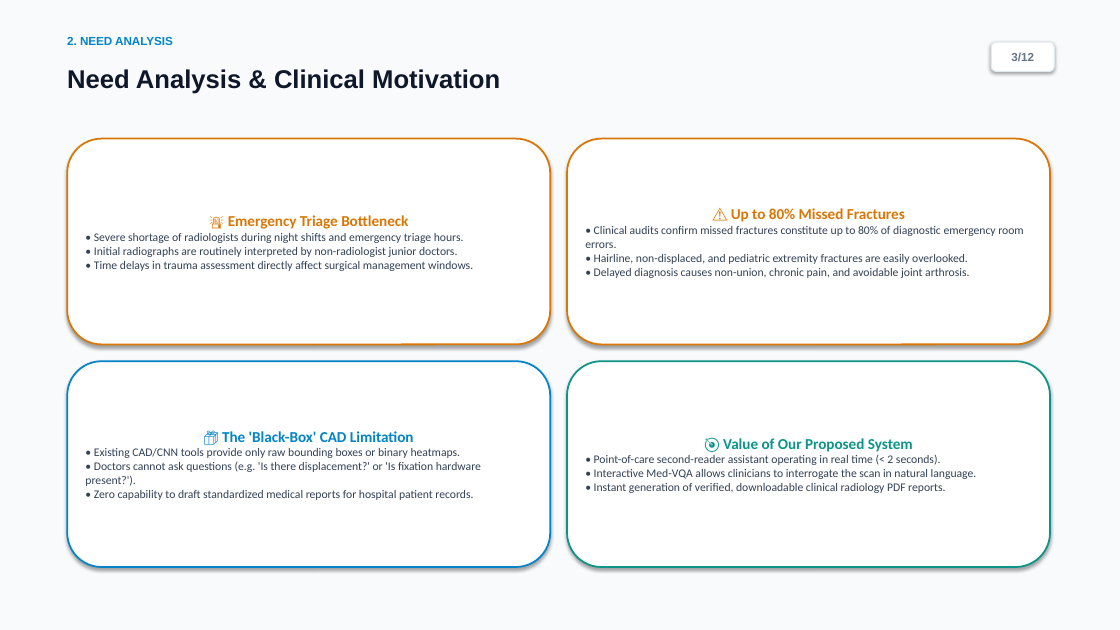
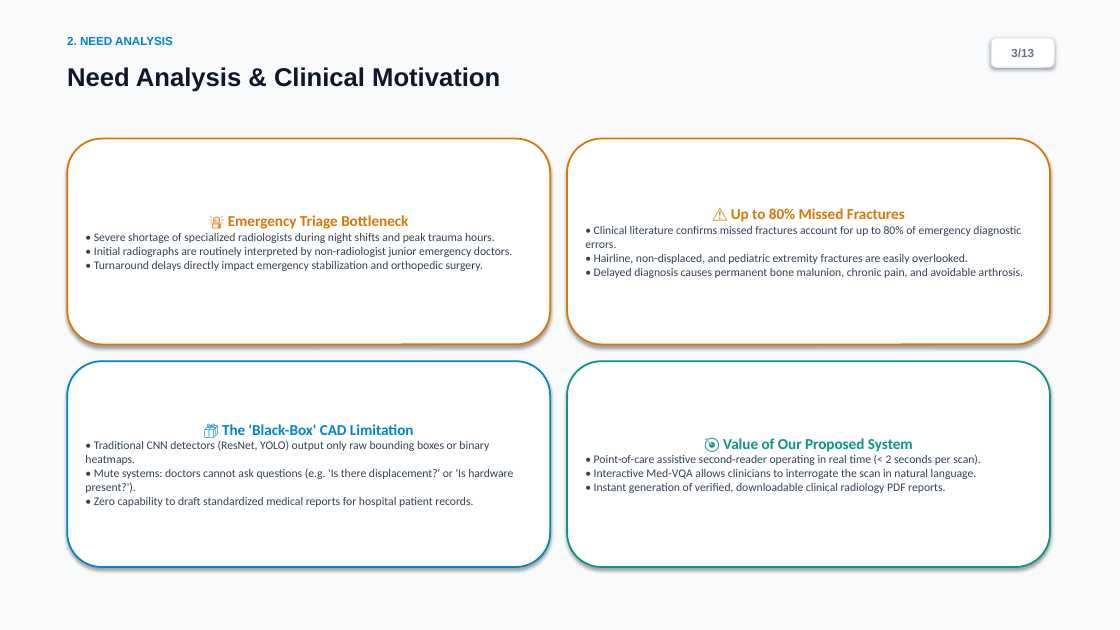
Before and after one commit to Sahanawaz233/medical-vlm-fracatlas, a slide deck: slide 3 of Review_1_Presentation.pptx. Drawn at 1120x630 pixels with LibreOffice and Linux fonts; fonts in the diff are those of the drawing. Boxes give left, top, right and bottom in pixels: in the first picture for what was removed or moved away, otherwise in the second. Text is boxed around its words. In the diff, an @@ line names an element or a change of style, - is before the commit and + after.

```diff
--- a/Review_1_Presentation.pptx
+++ b/Review_1_Presentation.pptx
@@ rounded rectangle "3/13": place and size @@
-rounded rectangle "3/13" at (991, 42, 1054, 71)
+rounded rectangle "3/13" at (991, 38, 1054, 67)
@@ text in rounded rectangle at (1011, 48, 1034, 57): text changed @@
-3/12
+3/13
@@ text in rounded rectangle at (94, 233, 512, 271): text changed @@
-• Severe shortage of radiologists during night shifts and emergency triage hours.
-• Initial radiographs are routinely interpreted by non-radiologist junior doctors.
-• Time delays in trauma assessment directly affect surgical management windows.
+• Severe shortage of specialized radiologists during night shifts and peak trauma hours.
+• Initial radiographs are routinely interpreted by non-radiologist junior emergency doctors.
+• Turnaround delays directly impact emergency stabilization and orthopedic surgery.
@@ text in rounded rectangle at (585, 226, 1021, 248): text changed @@
-• Clinical audits confirm missed fractures constitute up to 80% of diagnostic emergency room errors.
+• Clinical literature confirms missed fractures account for up to 80% of emergency diagnostic errors.
@@ text in rounded rectangle at (594, 268, 1023, 278): text changed @@
-• Delayed diagnosis causes non-union, chronic pain, and avoidable joint arthrosis.
+• Delayed diagnosis causes permanent bone malunion, chronic pain, and avoidable arthrosis.
@@ text in rounded rectangle at (85, 440, 513, 493): text changed @@
-• Existing CAD/CNN tools provide only raw bounding boxes or binary heatmaps.
-• Doctors cannot ask questions (e.g. 'Is there displacement?' or 'Is fixation hardware present?').
+• Traditional CNN detectors (ResNet, YOLO) output only raw bounding boxes or binary heatmaps.
+• Mute systems: doctors cannot ask questions (e.g. 'Is there displacement?' or 'Is hardware present?').
@@ text in rounded rectangle at (594, 454, 980, 465): text changed @@
-• Point-of-care second-reader assistant operating in real time (< 2 seconds).
+• Point-of-care assistive second-reader operating in real time (< 2 seconds per scan).
```
Also in this commit, not shown: 11 other slides changed, 1 slide added, 1 other file.
